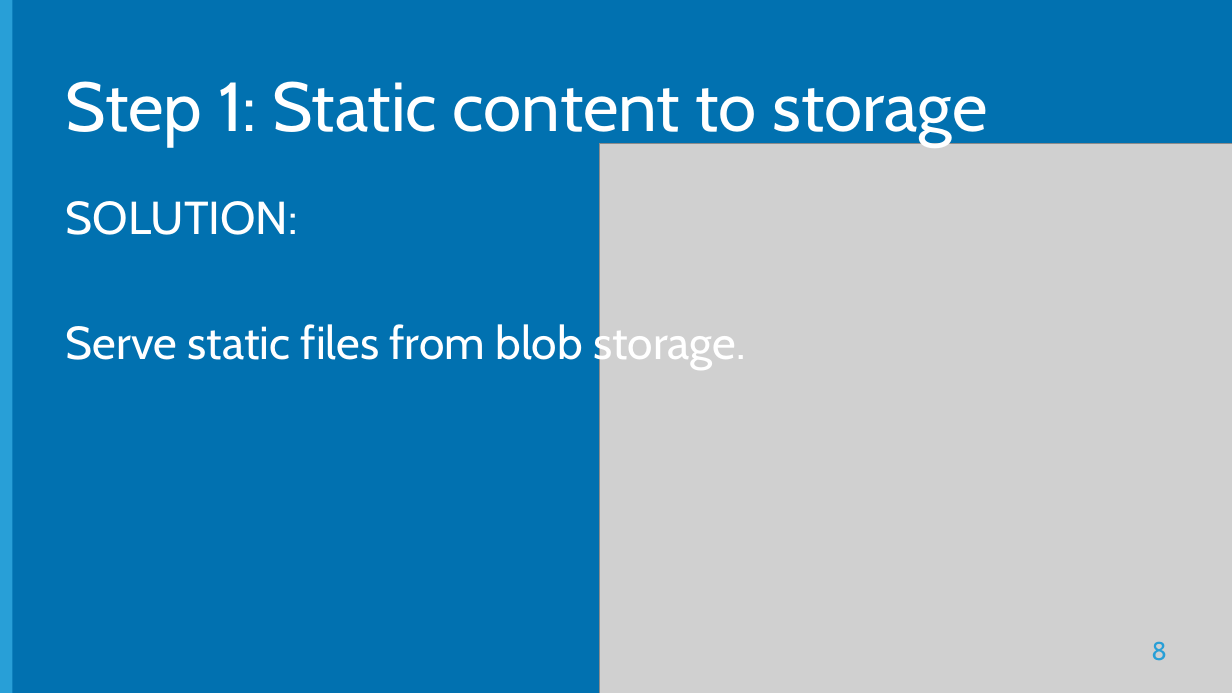
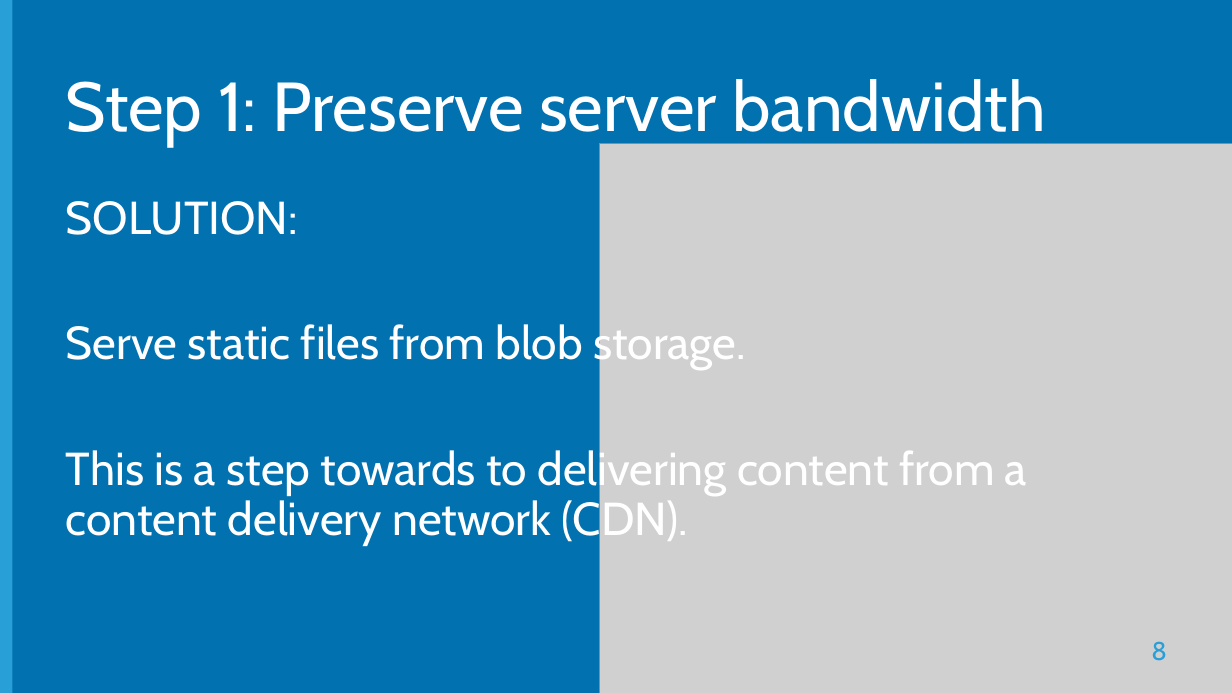
Before and after one commit to Microsoft-Web/DECK-ASPNET-in-Production, a slide deck: slide 8 of 6-ASPNET-in-Production.pptx. Drawn at 1232x693 pixels with LibreOffice and Linux fonts; fonts in the diff are those of the drawing; grey boxes stand for pictures; background and template pictures are left out. Boxes give left, top, right and bottom in pixels: in the first picture for what was removed or moved away, otherwise in the second. Text is boxed around its words. In the diff, an @@ line names an element or a change of style, - is before the commit and + after.

Commit message:
Added some content from third section (Dev / Test)

```diff
--- a/6-ASPNET-in-Production.pptx
+++ b/6-ASPNET-in-Production.pptx
@@ title at <box>66,79,1046,147</box>: text changed @@
-Step 1: Static content to storage
+Step 1: Preserve server bandwidth
@@ text at <box>66,446,1027,545</box>: paragraph added @@
+This is a step towards to delivering content from a content delivery network (CDN).
```
Also in this commit, not shown: 2 other slides changed, 7 slides added, 1 slide removed.
